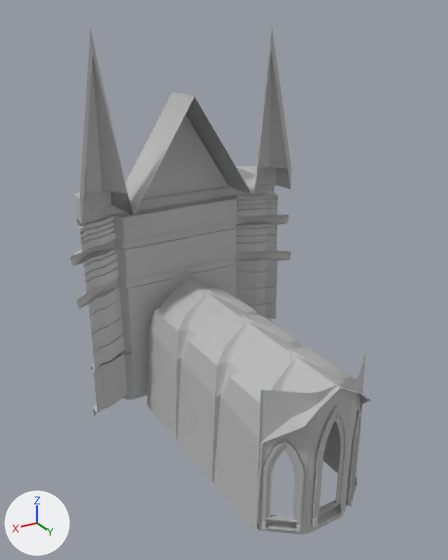
An edit to the FBX model Art/Props/Environment/underworldHub_03.fbx, drawn before and after from the same camera.
Camera for both pictures: a camera (50 mm lens) standing at (23.9, 37.0, 33.9) and looking at (1.5, -0.4, 15.2). Every picture has the same lights, and +X, +Y and +Z are marked at lower left. Where no turn or scale is listed for an object, it has been applied to the vertices. Vertices at the same position are counted once.

Objects in the first picture: 'underworldHub'.
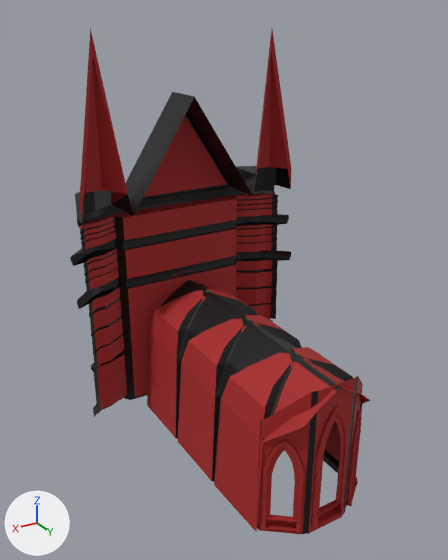
Changed parts and their boxes (x1, y1, x2, y2) in the pictures (448 x 560 px; the box of a moved part takes in the faces that stretch with it):
```json
{"part": 1, "of": "me_mesh", "change": "moved or reshaped", "before": [132, 348, 149, 356], "after": [132, 348, 149, 356]}
{"part": 2, "of": "me_mesh", "change": "moved or reshaped", "before": [257, 355, 366, 534], "after": [257, 376, 363, 534]}
{"part": 3, "of": "me_mesh", "change": "recoloured", "before": [70, 92, 353, 530], "after": [70, 92, 353, 530], "on screen": "grey to black"}
{"part": 4, "of": "me_mesh", "change": "recoloured", "before": [79, 28, 371, 534], "after": [79, 28, 371, 534], "on screen": "grey to red"}
```

Scene script edits in JSON lines:
```json
{"op": "add", "block": "mat_red", "code": ["mat_red = principled_material('red')", "mat_red.base_color = (0.384, 0.015, 0.015)  # red #a72121", "mat_red.roughness = 0.749"]}
{"block": "me_mesh", "where": "# used by ob_underworldhub; location = (0.01, 0.0, 0.0)"}
{"op": "remove", "block": "me_mesh", "code": "me_mesh.from_pydata(...)  # 3766 vertices, 3204 faces; spans x -10.7..10.7, y -11.8..11.8, z -0.4..33.0"}
{"op": "remove", "block": "me_mesh", "code": "me_mesh.materials.append(mat_concrete_gs)  # picture img_concretetexture_jpg"}
{"op": "add", "block": "me_mesh", "code": "me_mesh.from_pydata(...)  # 3763 vertices, 3203 faces; spans x -10.7..10.7, y -11.8..11.8, z -0.4..33.0"}
{"block": "me_mesh", "change": "me_mesh part 1"}
{"block": "me_mesh", "change": "3 vertices are removed from x -1.4..1.5, y -9.9, z 3.2..5.2"}
{"block": "me_mesh", "change": "32 faces are deleted"}
{"block": "me_mesh", "change": "6 new faces join them, mat_red (red #a62121)"}
{"block": "me_mesh", "change": "26 new faces join them, mat_black (black #0a0a0a)"}
{"block": "me_mesh", "change": "me_mesh part 2"}
{"block": "me_mesh", "change": "2 vertices are removed from x -2.0..2.0, y 11.2..11.3, z 11.7..11.8"}
{"block": "me_mesh", "change": "24 faces are deleted"}
{"block": "me_mesh", "change": "4 vertices in x -1.8..1.8, y 11.3..11.4, z 11.7..11.8 move by (0.0, 0.0, 0.1)"}
{"block": "me_mesh", "change": "4 vertices move from x -4.4..4.4, y 9.2..9.4, z 11.7..11.8 to x -4.4..4.4, y 9.2..9.4, z 9.4"}
{"block": "me_mesh", "change": "2 vertices are added at (2.0, 11.3, 11.9), (-2.0, 11.2, 11.8)"}
{"block": "me_mesh", "change": "21 new faces join them, mat_red (red #a62121)"}
{"block": "me_mesh", "change": "2 new faces join them, mat_black (black #0a0a0a)"}
{"block": "me_mesh", "change": "me_mesh part 3: 1286 faces spanning x -10.7..10.7, y -11.8..11.8, z -0.4..27.9 switch from mat_lambert1 (grey #bcbcbc) to mat_black (black #0a0a0a)"}
{"block": "me_mesh", "change": "me_mesh part 4: 1517 faces spanning x -9.9..9.9, y -11.3..11.8, z -0.2..33.0 switch from mat_lambert1 (grey #bcbcbc) to mat_red (red #a62121)"}
```
